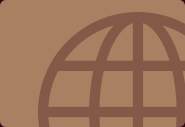
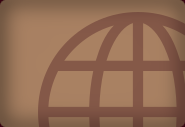
Two versions of the same layered image (185x127). Layer-by-layer changes:
added layer "inner shadow" above "panel" over [0,0,185,127]
